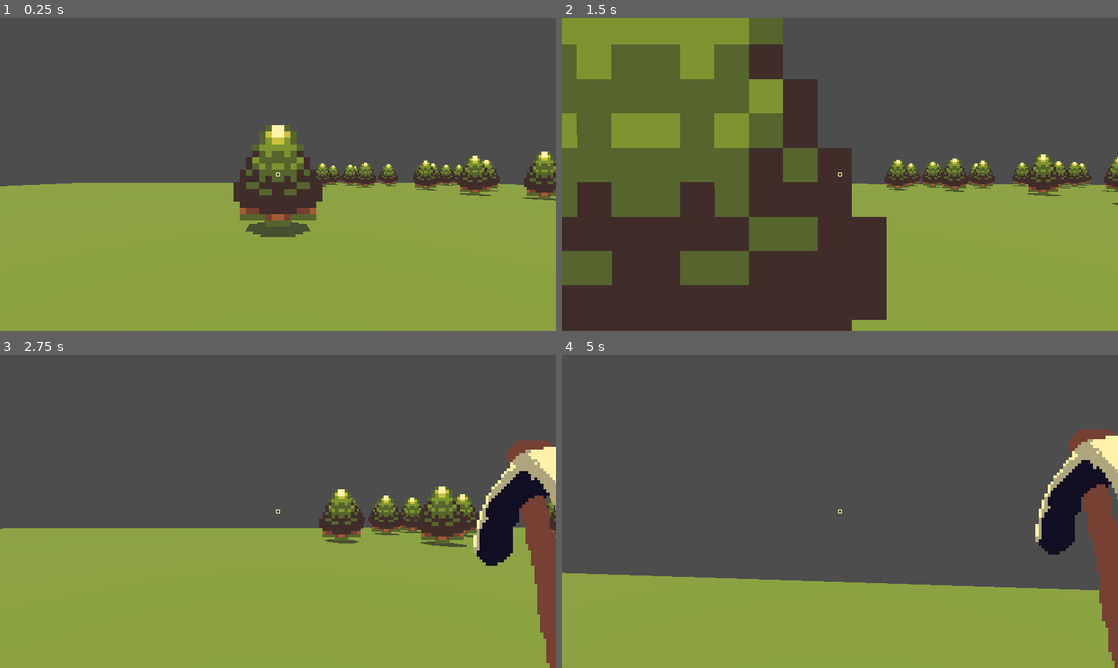
Above: before the commit, frames 1-4 (two rows, left to right).
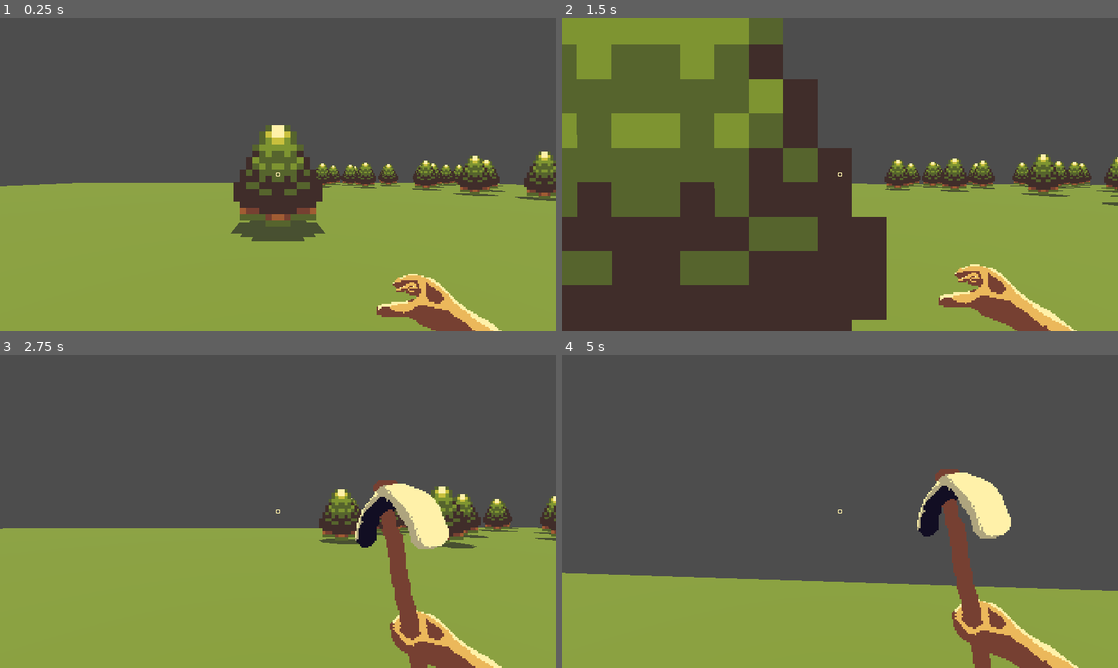
Above: after the commit, the same moments.

Repository: benlloyd50/three-d-skiller
Game: Godot game, scene res://scenes/main_in_game.tscn
The game is run twice, just before and just after one commit, with the same random seed, the same clock (stepped at 60 frames per second) and the same inputs.
Inputs (mouse positions are in pixels of both pictures, inside the frame that each line leads up to):
- Up to frame 1 (0.25 s): no input
- Up to frame 2 (1.5 s): tap Enter at 0.5 s; move the mouse to (867, 174) at 0.52 s; hold W (move_forward) from 0.53 s (still down); click (867, 174) at 0.6 s; tap Space (jump) at 0.77 s; move the mouse to (812, 174) at 1.27 s; tap 1 at 1.35 s
- Up to frame 3 (2.75 s): keep holding W (move_forward); tap Space (jump) at 1.52 s; move the mouse to (289, 505) at 2.02 s; hold 2 from 2.03 s (still down)
- Up to frame 4 (5 s): keep holding W (move_forward); move the mouse to (834, 517) at 2.77 s; release 2 at 2.78 s; click (834, 517) at 2.85 s; tap Space (jump) at 3.02, 3.77, 4.52 s; move the mouse to (878, 514) at 3.52 s; hold 1 3.53-4.28 s; move the mouse to (795, 508) at 4.27 s; tap 2 at 4.35 s

The runs differ from the first frame. In frame 1, 2.5% of the frame differs, in the area x 41-100%, y 53-100%; in frame 2, 2.4%; in frame 3, 10%; in frame 4, 11%, in the area x 63-100%, y 23-100%.

Commit message:
tilt mag, hand doesn't scale

Diff:
--- a/scenes/bb_tree.tscn
+++ b/scenes/bb_tree.tscn
@@ -26,7 +26,7 @@
 
 [node name="shadow" type="Sprite3D" parent="Pivot" unique_id=1443310691]
 transform = Transform3D(2.0014634, 0, 0, 0, -8.742276e-08, -0.99699986, 0, 1.9999995, -4.358025e-08, 0, -3.1022408, 0)
-pixel_size = 0.25
+pixel_size = 0.35
 texture_filter = 0
 texture = ExtResource("2_l4o16")
 
--- a/scenes/main_in_game.tscn
+++ b/scenes/main_in_game.tscn
@@ -24,6 +24,7 @@
 
 [node name="player" parent="." unique_id=1226449582 instance=ExtResource("1_l6sm8")]
 transform = Transform3D(-1, 0, -8.742278e-08, 0, 1, 0, 8.742278e-08, 0, -1, 0, 1.3207312, 0)
+tilt_magnitude = 2.0
 
 [node name="Ground" type="StaticBody3D" parent="." unique_id=635711500]
 transform = Transform3D(1, 0, 0, 0, 1, 0, 0, 0, 1, 0, -1, 0)
--- a/scenes/player.tscn
+++ b/scenes/player.tscn
@@ -88,13 +88,19 @@
 
 [node name="Control" type="Control" parent="CanvasLayer" unique_id=1442793112]
 layout_mode = 3
-anchors_preset = 0
-offset_right = 40.0
-offset_bottom = 40.0
+anchors_preset = 3
+anchor_left = 1.0
+anchor_top = 1.0
+anchor_right = 1.0
+anchor_bottom = 1.0
+offset_left = -40.0
+offset_top = -40.0
+grow_horizontal = 0
+grow_vertical = 0
 
 [node name="hudhand" type="Sprite2D" parent="CanvasLayer/Control" unique_id=796031873]
-position = Vector2(971, 255)
-scale = Vector2(7, 7)
+position = Vector2(-487.00006, -373)
+scale = Vector2(3.789062, 3.789062)
 texture = ExtResource("2_g2els")
 
 [node name="crosshair" type="TextureRect" parent="CanvasLayer" unique_id=1143515821]
--- a/scripts/player_controller.gd
+++ b/scripts/player_controller.gd
@@ -6,6 +6,7 @@
 @export_range(0.1, 3.0, 0.1) var jump_height: float = 1 # m
 @export_range(0.1, 3.0, 0.1, "or_greater") var camera_sens: float = 1
 @export_range(0, 100, 1) var tilt_sens: float = 1
+@export_range(0, 100, 1) var tilt_magnitude: float = 1.5
 
 var jumping: bool = false
 var mouse_captured: bool = false
@@ -112,14 +113,14 @@
 # tilt on the x of the camera pivot
 func _tilt_camera_with_move(delta: float) -> void:
     var move_dir = Input.get_vector(&"move_left", &"move_right", &"move_forward", &"move_back")
-    var move_vec: Vector3 = pivot.global_transform.basis * Vector3(move_dir.x, 0, move_dir.y)
+    # var move_vec: Vector3 = pivot.global_transform.basis * Vector3(move_dir.x, 0, move_dir.y)
     var z: float
 
-    if move_vec.x > 0.5: # when walking right
-        z = lerp(camera.rotation_degrees.z, -1.5, tilt_sens * delta)
+    if move_dir.x > 0.999: # when walking right
+        z = lerp(camera.rotation_degrees.z, -tilt_magnitude, tilt_sens * delta)
         camera.rotation_degrees.z = z
-    if move_vec.x < -0.5: # when walking left
-        z = lerp(camera.rotation_degrees.z, 1.5, tilt_sens * delta)
+    if move_dir.x < -0.999: # when walking left
+        z = lerp(camera.rotation_degrees.z, tilt_magnitude, tilt_sens * delta)
         camera.rotation_degrees.z = z
 
     # var rotation_to_zero = (0 - camera.rotation.z)
